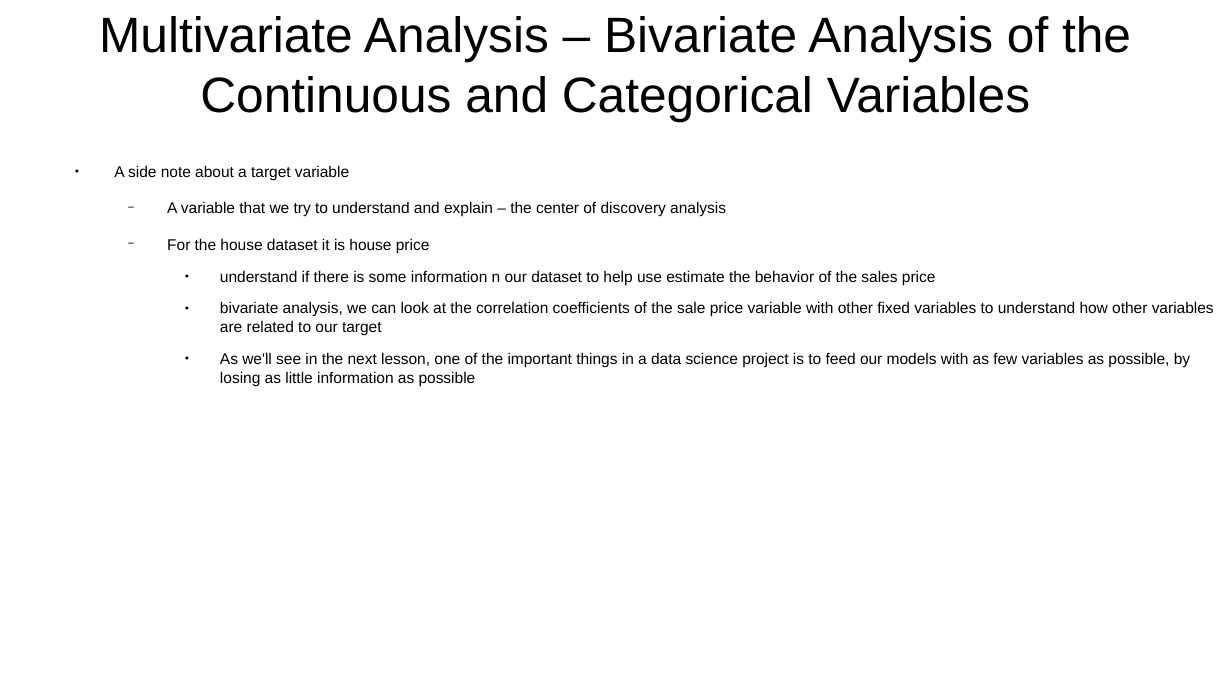
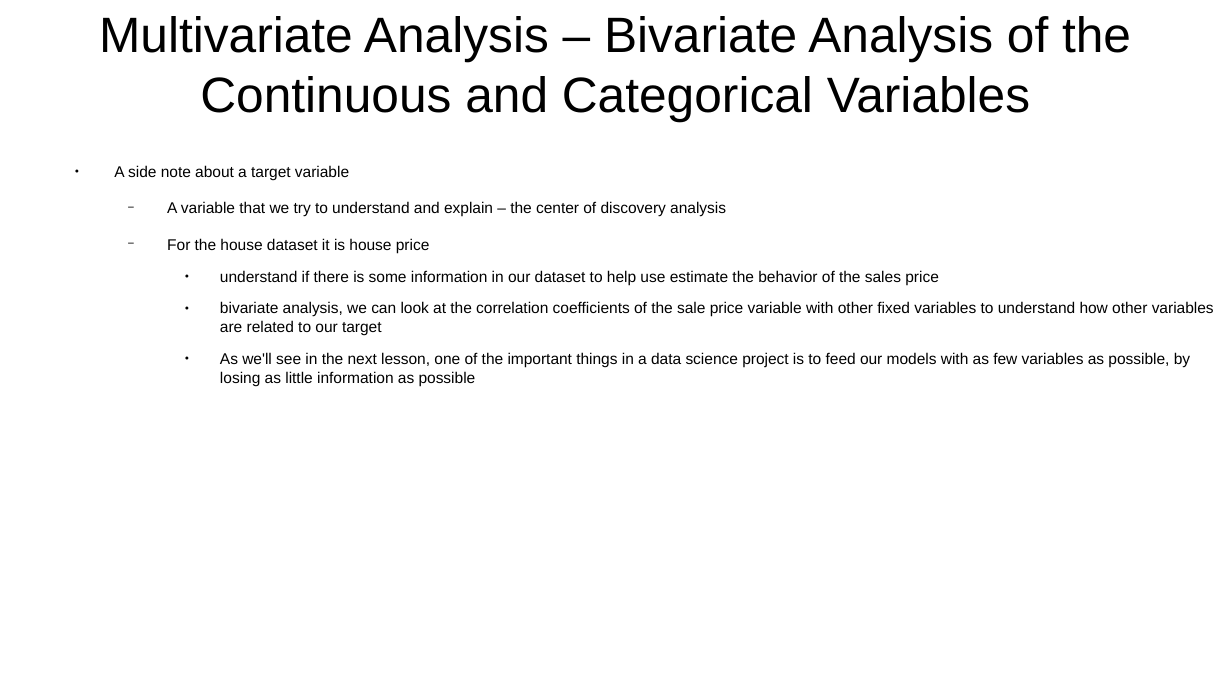
Before and after one commit to CharlesStockman/dataScience, a slide deck: slide 28 of magnimindAcademy/data_exploration/DataExploration.odp. Drawn at 1232x693 pixels with LibreOffice and Linux fonts; fonts in the diff are those of the drawing. Boxes give left, top, right and bottom in pixels: in the first picture for what was removed or moved away, otherwise in the second. Text is boxed around its words. In the diff, an @@ line names an element or a change of style, - is before the commit and + after.

```diff
--- a/magnimindAcademy/data_exploration/DataExploration.odp
+++ b/magnimindAcademy/data_exploration/DataExploration.odp
@@ text at (220,270,939,285): text changed @@
-    ● understand if there is some information n our dataset to help use estimate the behavior of the sales price
+    ● understand if there is some information in our dataset to help use estimate the behavior of the sales price
```
Also in this commit, not shown: 5 other slides changed, 5 other files.
